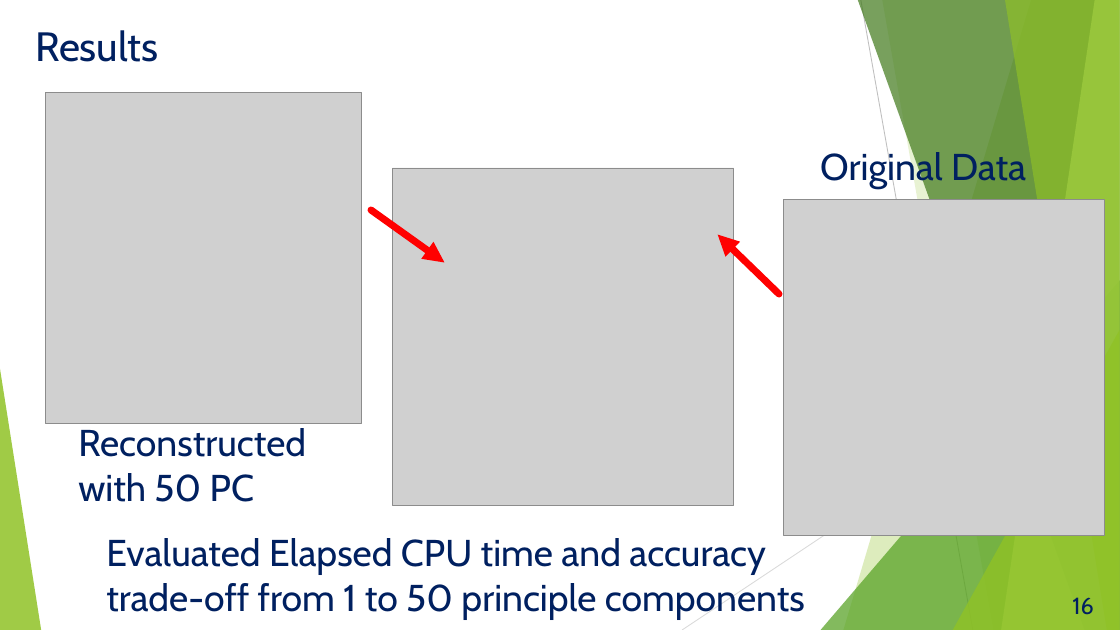
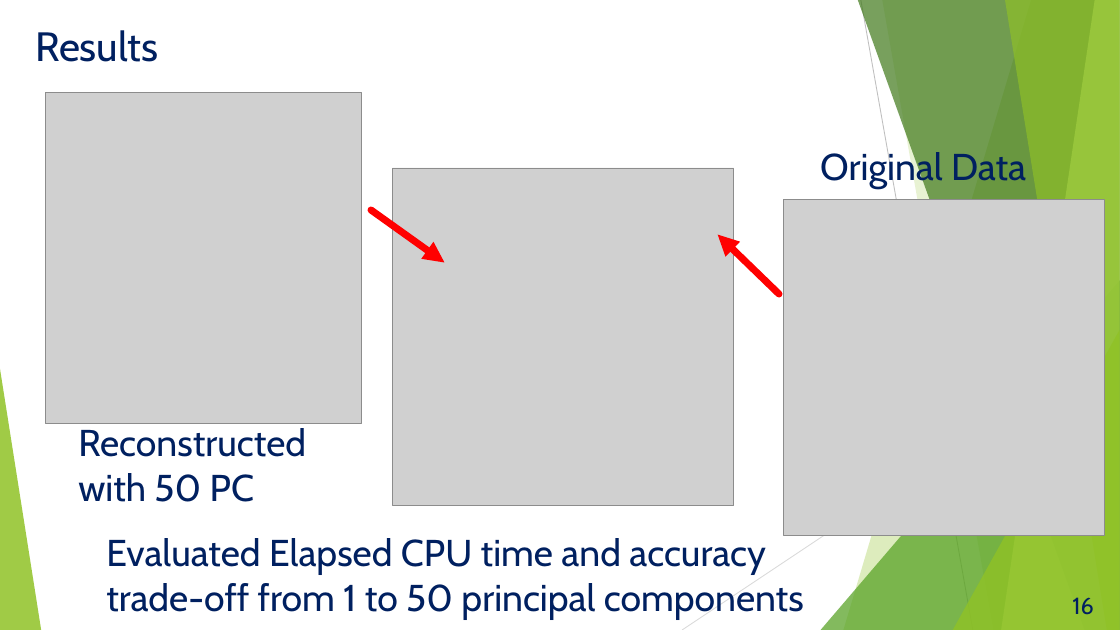
Before and after one commit to teambengio/finalproject, a slide deck: slide 16 of FinalReport_Team_Bengio.pptx. Drawn at 1120x630 pixels with LibreOffice and Linux fonts; fonts in the diff are those of the drawing; grey boxes stand for pictures. Boxes give left, top, right and bottom in pixels: in the first picture for what was removed or moved away, otherwise in the second. Text is boxed around its words. In the diff, an @@ line names an element or a change of style, - is before the commit and + after.

Commit message:
Corrected spelling of principal

```diff
--- a/FinalReport_Team_Bengio.pptx
+++ b/FinalReport_Team_Bengio.pptx
@@ text at (x1=106, y1=538, x2=804, y2=619): text changed @@
-Evaluated Elapsed CPU time and accuracy trade-off from 1 to 50 principle components
+Evaluated Elapsed CPU time and accuracy trade-off from 1 to 50 principal components
```
Also in this commit, not shown: 1 other slide changed.
